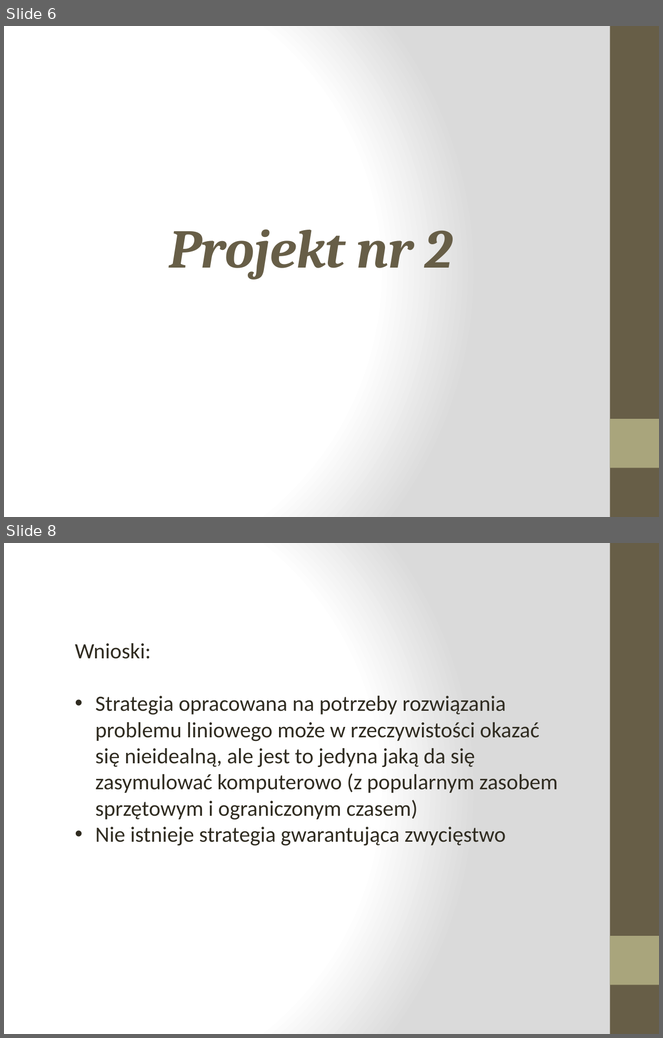
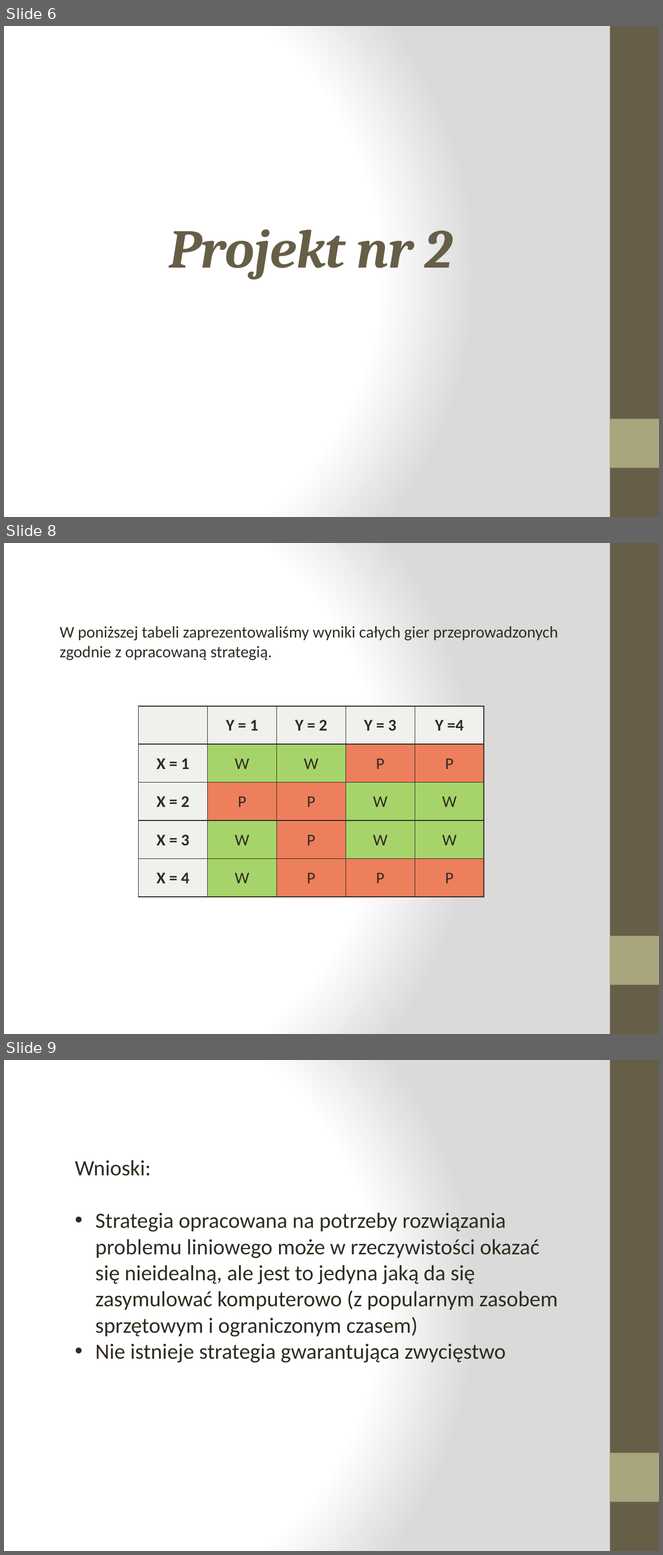
Before and after one commit to innocentcurls/optimization, a slide deck: prezentacje/Optymalizacja.pptx. Shown one above the other, each under a label of ours: slides 6 and 8 before the commit, slides 6, 8 and 9 after it; the slides between them are not shown. The pictures are 663x1038 and 663x1555 pixels, drawn with LibreOffice and Linux fonts; fonts in the diff are those of the drawing. Boxes give left, top, right and bottom in pixels: in the first picture for what was removed or moved away, otherwise in the second. Text is boxed around its words. In the diff, an @@ line names an element or a change of style, - is before the commit and + after.

```diff
--- a/prezentacje/Optymalizacja.pptx
+++ b/prezentacje/Optymalizacja.pptx
@@ slide 8 added at box(4, 543, 659, 1034), background gradient #FFFFFF to #DADADA; not listed: 2 template elements that a slide beside it also shows @@
@@ text added at box(60, 626, 558, 661), 18 pt, text #2F2B20 @@
+W poniższej tabeli zaprezentowaliśmy wyniki całych gier przeprowadzonych zgodnie z opracowaną strategią.
@@ table added at box(138, 706, 486, 897), 5 rows, 5 columns @@
+ | Y = 1 | Y = 2 | Y = 3 | Y =4
+X = 1 | W | W | P | P
+X = 2 | P | P | W | W
+X = 3 | W | P | W | W
+X = 4 | W | P | P | P
@@ what was slide 8 is now slide 9 @@
```
Also in this commit, not shown: 2 slides changed, 1 other file.
